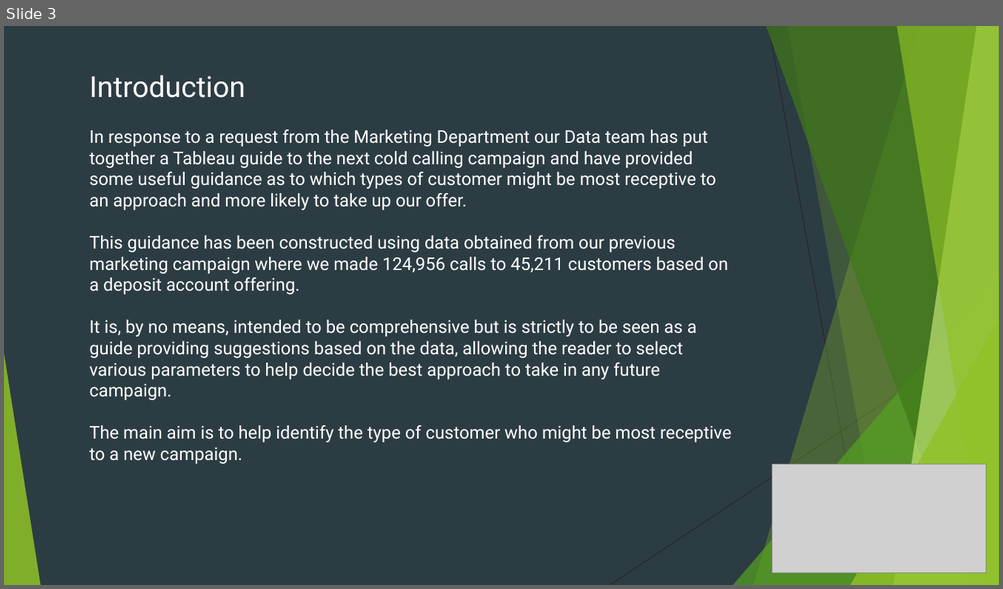
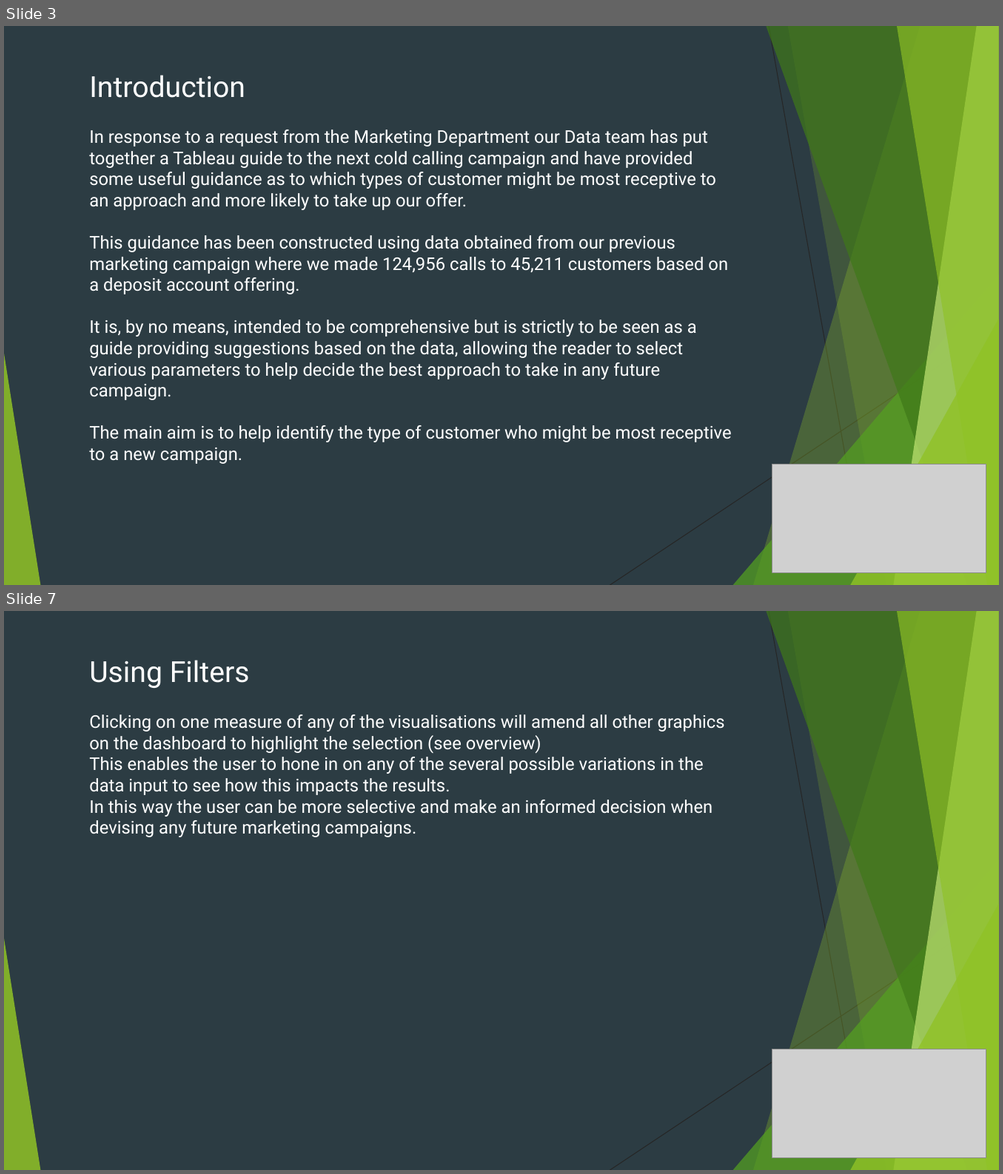
Before and after one commit to AndrewBoyne/my_qa_repo, a slide deck: Sprint 1/Marketing Campaign Guidance.pptx. Shown one above the other, each under a label of ours: slide 3 before the commit, slides 3 and 7 after it; the slides between them are not shown. The pictures are 1003x589 and 1003x1174 pixels, drawn with LibreOffice and Linux fonts; fonts in the diff are those of the drawing; grey boxes stand for pictures. Boxes give left, top, right and bottom in pixels: in the first picture for what was removed or moved away, otherwise in the second. Text is boxed around its words. In the diff, an @@ line names an element or a change of style, - is before the commit and + after.

```diff
--- a/Sprint 1/Marketing Campaign Guidance.pptx
+++ b/Sprint 1/Marketing Campaign Guidance.pptx
@@ slide 7 added at (4,611,999,1170), background #2C3C43; not listed: 10 template elements that a slide beside it also shows @@
@@ text added at (89,660,725,837), 17 pt, text #FFFFFF @@
+Using Filters
+Clicking on one measure of any of the visualisations will amend all other graphics on the dashboard to highlight the selection (see overview)
+This enables the user to hone in on any of the several possible variations in the data input to see how this impacts the results.
+In this way the user can be more selective and make an informed decision when devising any future marketing campaigns.
@@ picture added at (772,1050,987,1159) @@
```
Also in this commit, not shown: 1 slide changed, 5 other slides added, 1 slide removed, 4 other files.
